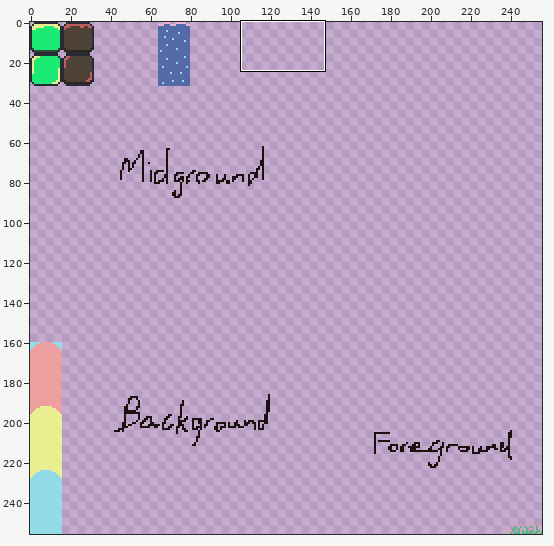
A pixel-art file gets an edit: assets/tiles.aseprite. Above: a wide view before the commit, with the close-up outlined.
Close-up. Before the commit:
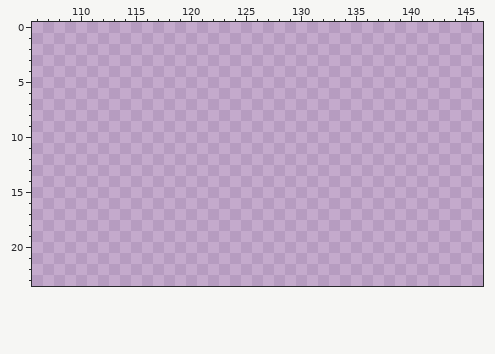
256x256 pixels, 1 frame. Shown: x 106..146, y 0..23.
And afterwards:
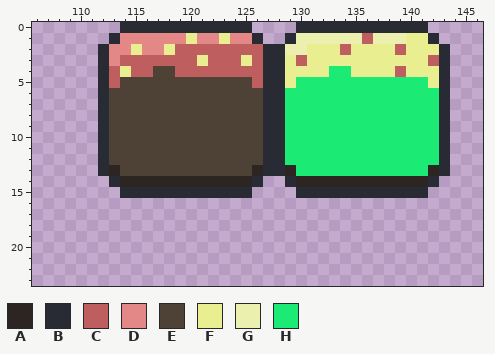
Palette (. is transparent): A #2d2522  B #282a34  C #bf5e5e  D #e48787  E #4d4235  F #e9ee91  G #ecf0ae  H #1bea75
From old to new:
Layer "Layer":
Colour A is added in row 13 at x 113, 126, 129 and 142; in row 14 at x 114 to 125 and 130 to 141.
Colour B is added in row 0 at x 114 to 125 and 130 to 141; in row 1 at x 113, 126, 129 and 142; in rows 2 to 13 at x 112, 127 to 128 and 143; in row 14 at x 113, 126, 129 and 142; in row 15 at x 114 to 125 and 130 to 141.
Colour C is added in row 1 at x 136; in row 2 at x 119 to 126, 134 and 139; in row 3 at x 114 to 120, 122 to 124, 126, 130 and 142; in row 4 at x 113, 115 to 116, 119 to 126 and 139; in row 5 at x 113 and 126.
Colour D is added in row 1 at x 114 to 119, 121 to 122 and 124 to 125; in row 2 at x 113 to 114 and 116 to 117; in row 3 at x 113.
Colour E is added in row 4 at x 117 to 118; in row 5 at x 114 to 125; in rows 6 to 12 at x 113 to 126; in row 13 at x 114 to 125.
Colour F is added in row 1 at x 120, 123 and 140 to 141; in row 2 at x 115, 118, 131 to 133, 135 to 138 and 140 to 142; in row 3 at x 121, 125, 129 and 131 to 141; in row 4 at x 114, 129 to 132, 135 to 138 and 140 to 142; in row 5 at x 129 and 142.
Colour G is added in row 1 at x 130 to 135 and 137 to 139; in row 2 at x 129 to 130.
Colour H is added in row 4 at x 133 to 134; in row 5 at x 130 to 141; in rows 6 to 12 at x 129 to 142; in row 13 at x 130 to 141.
Boxes around the changes in both close-ups, in picture pixels (x1, y1, x2, y2):
added: (98, 22, 450, 198)
